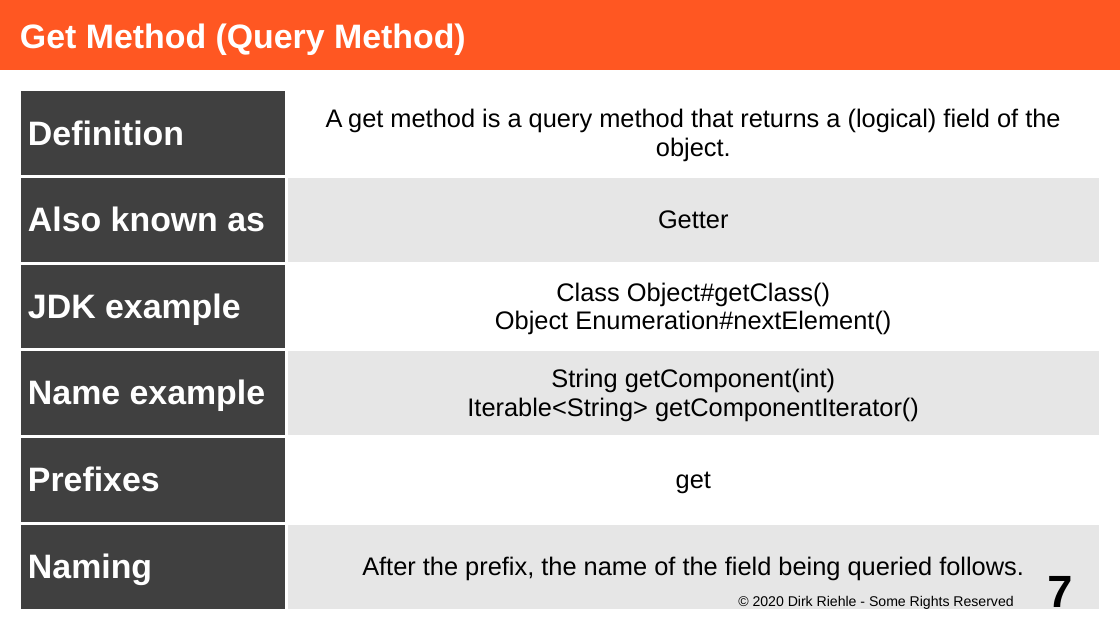
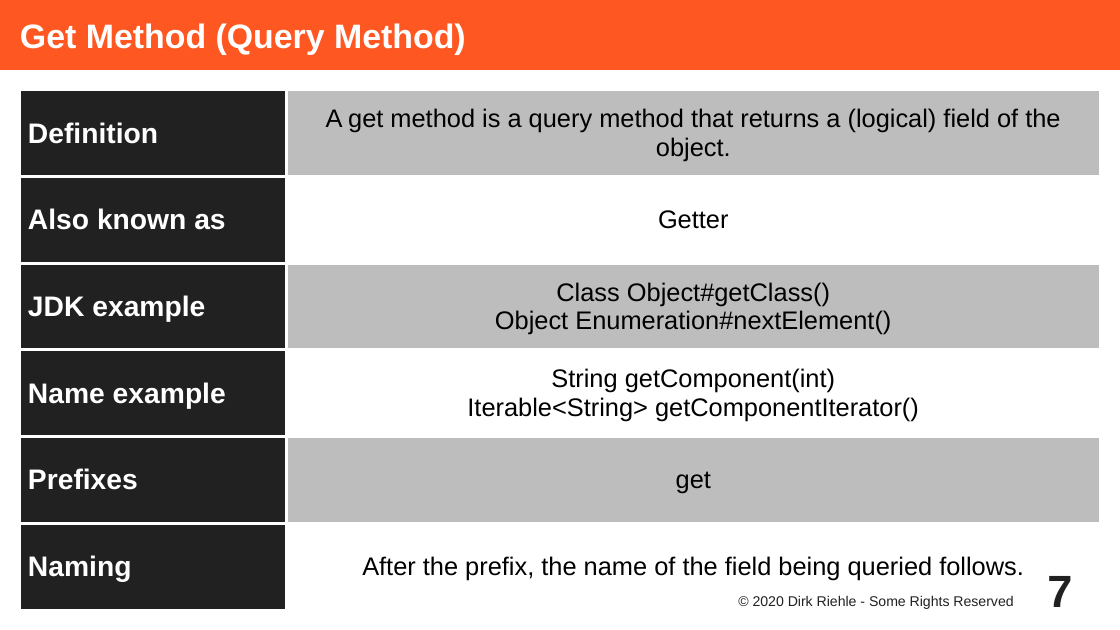
Before and after one commit to dirkriehle/adap-course, a slide deck: slide 7 of Lecture Slides/ADAP C01 - Method Types.odp. Drawn at 1120x630 pixels with LibreOffice and Linux fonts; fonts in the diff are those of the drawing. Boxes give left, top, right and bottom in pixels: in the first picture for what was removed or moved away, otherwise in the second. Text is boxed around its words. In the diff, an @@ line names an element or a change of style, - is before the commit and + after.

```diff
--- a/Lecture Slides/ADAP C01 - Method Types.odp
+++ b/Lecture Slides/ADAP C01 - Method Types.odp
@@ table at (20, 90, 1101, 611) @@
@@ fill #404040 to #212121 in 6 cells @@
@@ fill #FFFFFF to #BDBDBD in 3 cells @@
@@ fill #E6E6E6 to #FFFFFF in 3 cells @@
@@ size 24 to 20 pt in "Definition", "Also known as", "JDK example", "Name example" and 2 more places @@
@@ borders changed @@
@@ page number at (1047, 576, 1072, 607): text colour #000000 to #212121 @@
@@ text "© 2020 Dirk Riehle - ..." at (753, 595, 1013, 609): text colour #000000 to #212121 @@
```
Also in this commit, not shown: 32 other slides changed, 3 other files.
